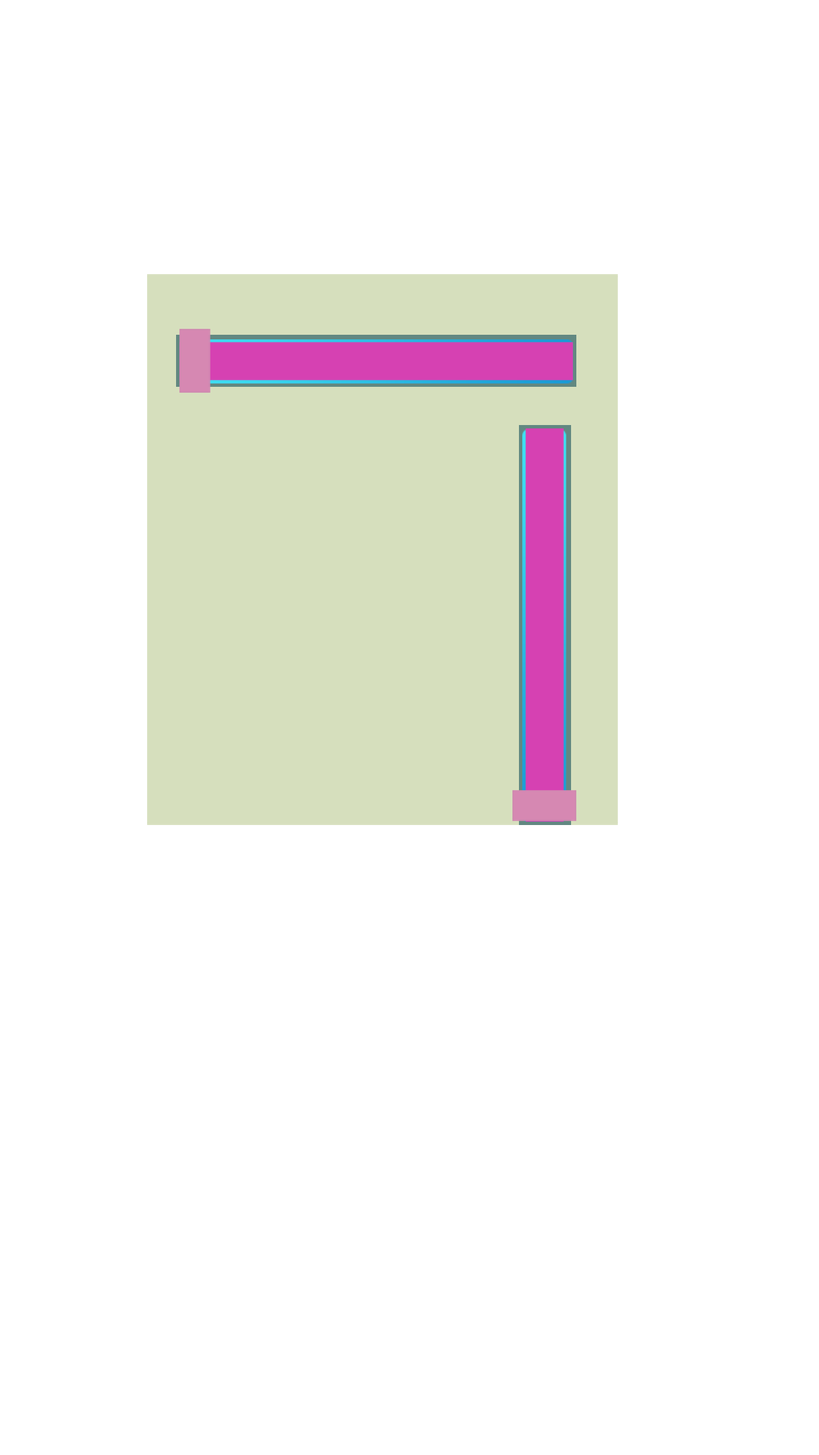
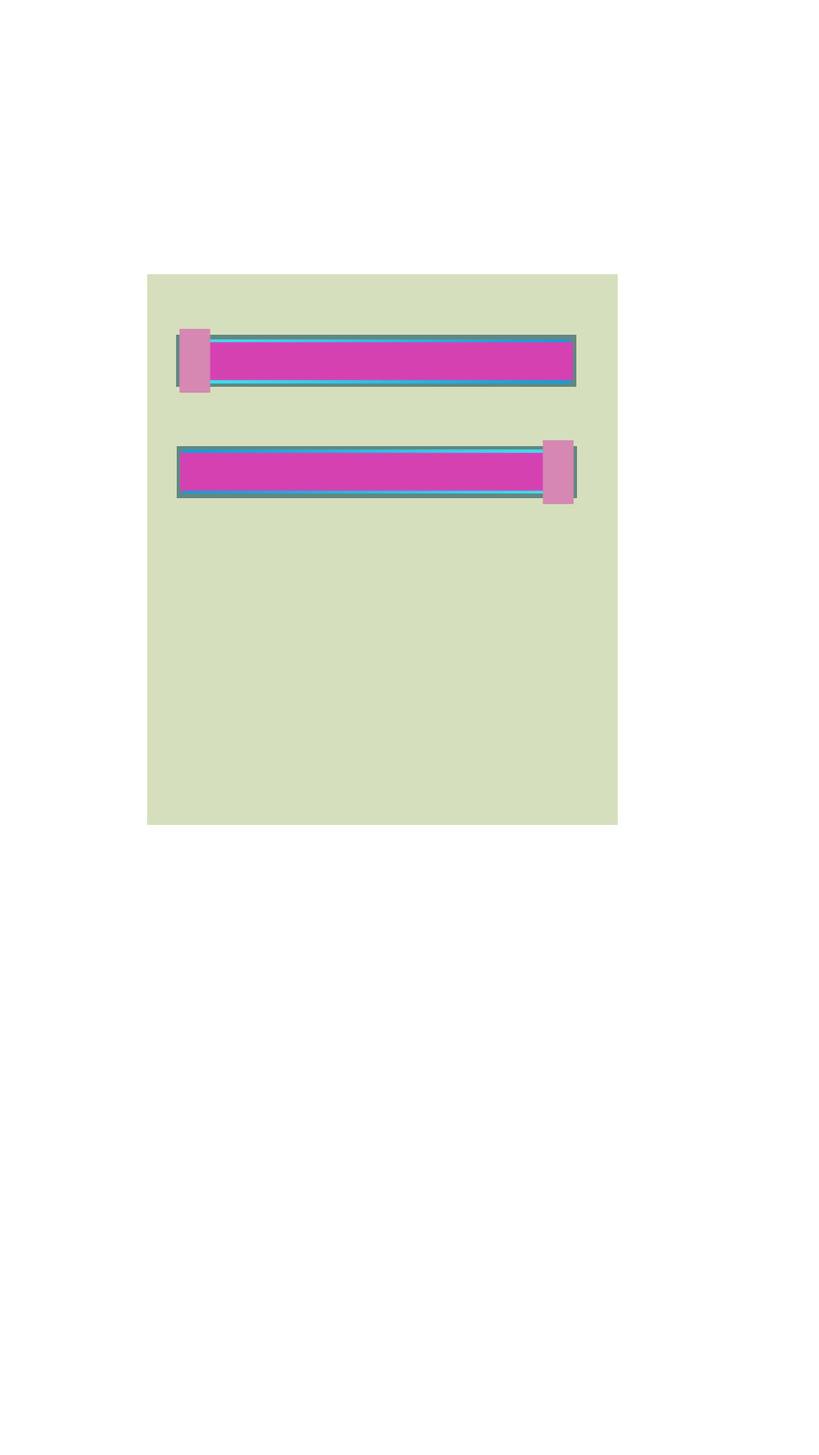
Two versions of the same layered image (819x1455). Layer-by-layer changes:
removed group "testSlider@Slider:B" (4 layers) from group "SliderTemp" over left=512, top=425, right=577, bottom=826
removed layer "_Handle" (1st of 2, in "SliderTemp" › "testSlider@Slider:B") from group "testSlider@Slider:B" over left=512, top=790, right=577, bottom=822
removed layer "_Fill_9S:2" (1st of 2, in "SliderTemp" › "testSlider@Slider:B") from group "testSlider@Slider:B" over left=525, top=428, right=564, bottom=822
removed layer "_Bg" (1st of 2, in "SliderTemp" › "testSlider@Slider:B") from group "testSlider@Slider:B" over left=522, top=429, right=567, bottom=822
added group "testSlider@Slider:R" with 4 layers in group "SliderTemp" over left=176, top=440, right=577, bottom=505
added layer "_Handle@Common" (2nd of 2, in "SliderTemp" › "testSlider@Slider:R") in group "testSlider@Slider:R" over left=542, top=440, right=574, bottom=505
added layer "_Fill_9S:2@Common" (2nd of 2, in "SliderTemp" › "testSlider@Slider:R") in group "testSlider@Slider:R" over left=179, top=452, right=574, bottom=492
added layer "_Bg@Common" (2nd of 2, in "SliderTemp" › "testSlider@Slider:R") in group "testSlider@Slider:R" over left=179, top=449, right=573, bottom=494
moved "@Size" (2nd of 2, in "SliderTemp" › "testSlider@Slider:R") into group "testSlider@Slider:R", painted on it over left=176, top=425, right=577, bottom=826
